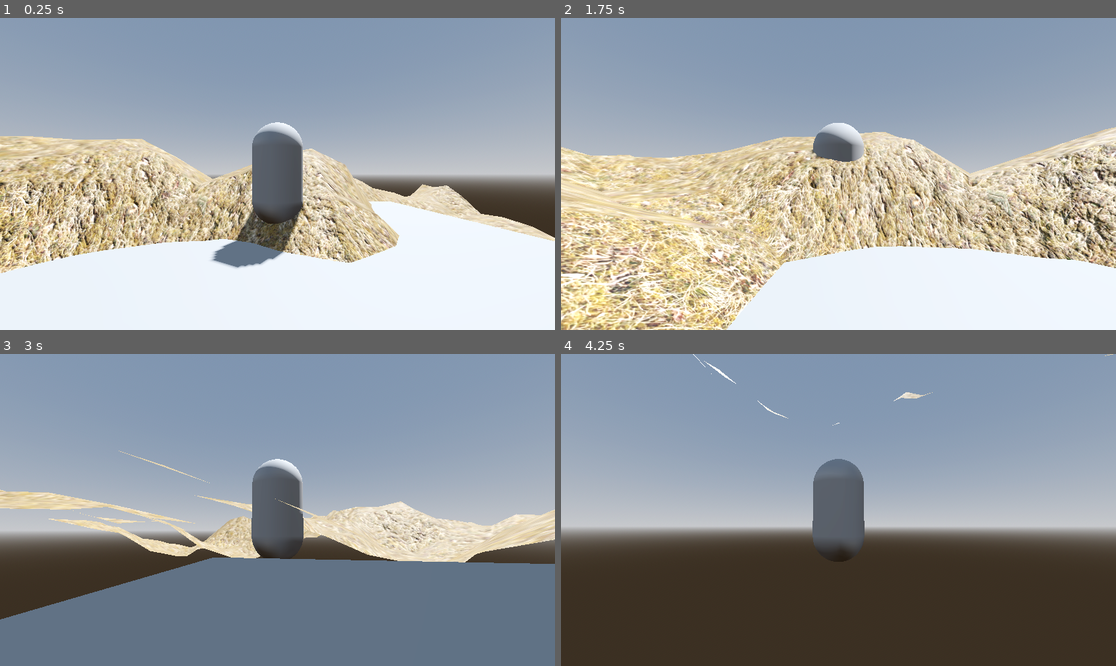
Above: before the commit, frames 1-4 (two rows, left to right).
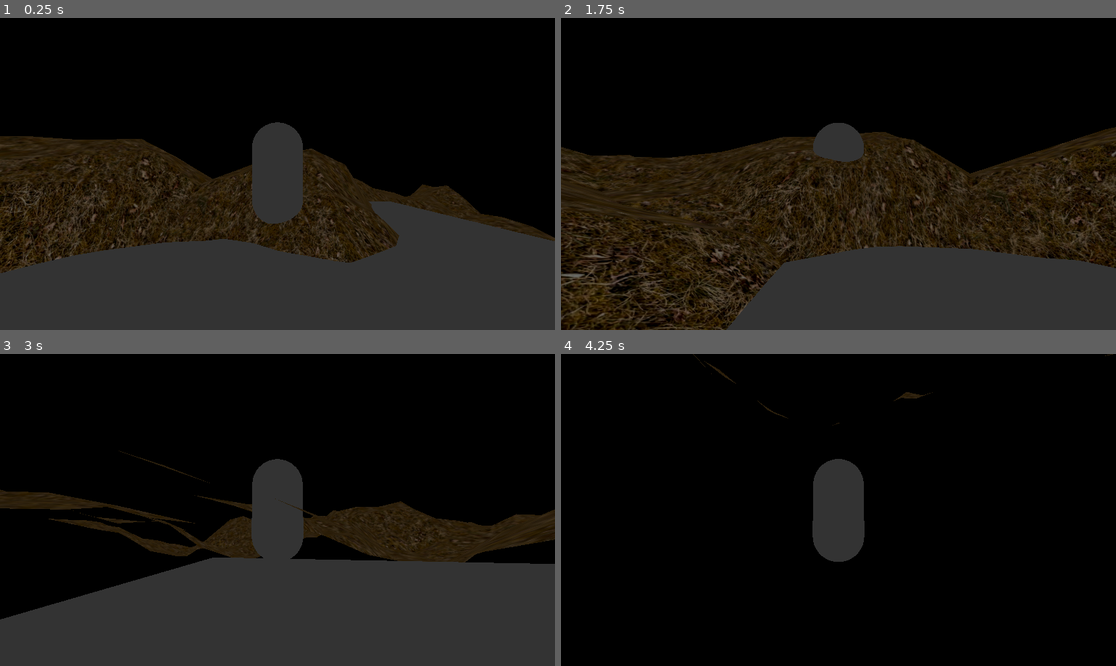
Above: after the commit, the same moments.

Repository: ChWh2/Thailand-Horror-Jam-2024
Game: Godot game, scene res://Scenes/main.tscn
Two runs of this game, one before a commit and one after it. Both use one fixed random seed, a clock stepped at 60 frames per second and the inputs below.
Inputs (mouse positions are in pixels of both pictures, inside the frame that each line leads up to):
- Up to frame 1 (0.25 s): no input
- Up to frame 2 (1.75 s): move the mouse to (960, 158) at 0.52 s; hold D (Right) 0.53-1.28 s; click (960, 158) at 0.67 s; move the mouse to (810, 174) at 1.27 s; hold W (Up) from 1.28 s (still down)
- Up to frame 3 (3 s): keep holding W (Up); move the mouse to (288, 503) at 2.02 s; move the mouse to (271, 516) at 2.77 s
- Up to frame 4 (4.25 s): keep holding W (Up); move the mouse to (877, 513) at 3.52 s

The runs differ from the first frame. In frame 1, 100% of the frame differs, in the area x 0-100%, y 0-100%; in frame 2, 100%; in frame 3, 100%; in frame 4, 100%.

Commit message:
Added Darkness

Diff:
--- a/Scenes/main.tscn
+++ b/Scenes/main.tscn
@@ -1,20 +1,18 @@
-[gd_scene load_steps=7 format=3 uid="uid://c7eptdfi8dxkx"]
+[gd_scene load_steps=5 format=3 uid="uid://c7eptdfi8dxkx"]
 
 [ext_resource type="PackedScene" uid="uid://chjq0e1hhhrvl" path="res://Scenes/Player.tscn" id="1_v5ayn"]
 [ext_resource type="PackedScene" uid="uid://b36rx88qnaksp" path="res://Scenes/terrain_generation.tscn" id="3_o08t8"]
 
-[sub_resource type="ProceduralSkyMaterial" id="ProceduralSkyMaterial_5yu82"]
-sky_horizon_color = Color(0.64625, 0.65575, 0.67075, 1)
-ground_horizon_color = Color(0.64625, 0.65575, 0.67075, 1)
-
-[sub_resource type="Sky" id="Sky_7c7us"]
-sky_material = SubResource("ProceduralSkyMaterial_5yu82")
-
 [sub_resource type="Environment" id="Environment_ym72d"]
-background_mode = 2
-sky = SubResource("Sky_7c7us")
+background_mode = 1
+ambient_light_source = 2
+ambient_light_color = Color(1, 1, 1, 1)
+ambient_light_energy = 0.1
 tonemap_mode = 2
 glow_enabled = true
+volumetric_fog_enabled = true
+volumetric_fog_density = 0.3
+volumetric_fog_ambient_inject = 0.1
 
 [sub_resource type="GDScript" id="GDScript_0ml4o"]
 resource_name = "TerrainHolder"
@@ -31,10 +29,6 @@
 [node name="WorldEnvironment" type="WorldEnvironment" parent="."]
 environment = SubResource("Environment_ym72d")
 
-[node name="DirectionalLight3D" type="DirectionalLight3D" parent="."]
-transform = Transform3D(-0.866025, -0.433013, 0.25, 0, 0.5, 0.866025, -0.5, 0.75, -0.433013, 0, 0, 0)
-shadow_enabled = true
-
 [node name="CSGBox3D" type="CSGBox3D" parent="."]
 transform = Transform3D(1, 0, 0, 0, 1, 0, 0, 0, 1, 0, -2, 0)
 use_collision = true
